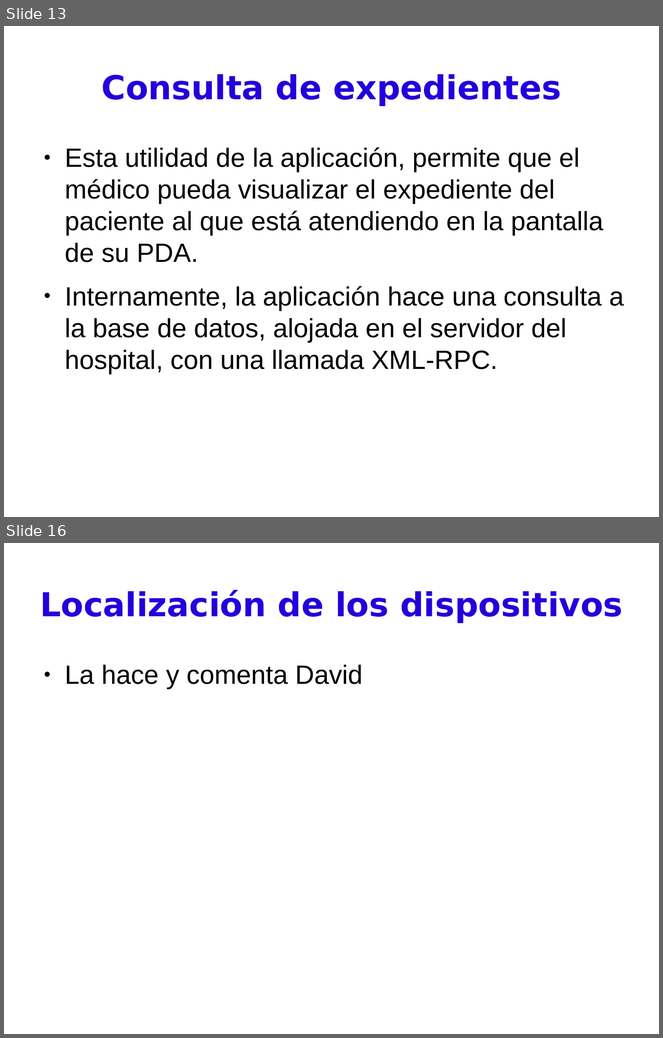
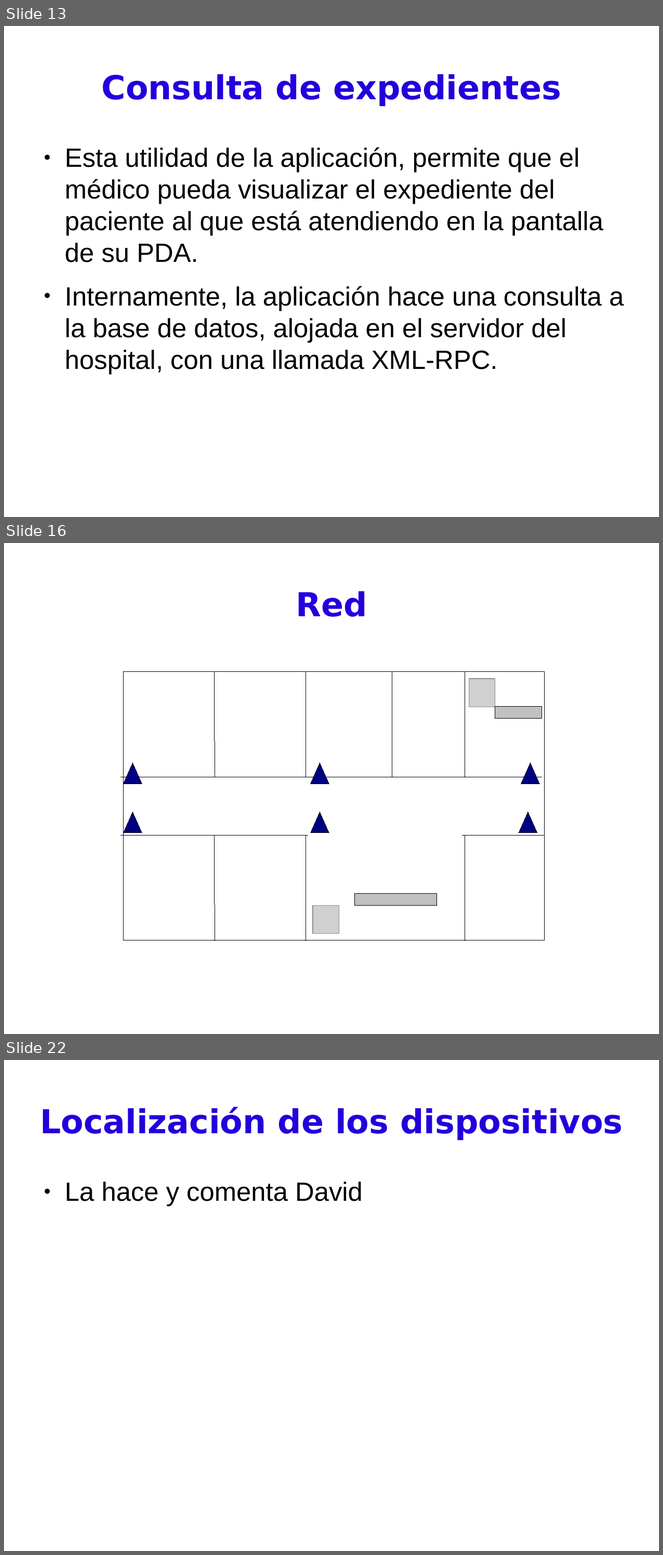
Before and after one commit to BackupTheBerlios/pdassii, a slide deck: Documentos/presentación.odp. Shown one above the other, each under a label of ours: slides 13 and 16 before the commit, slides 13, 16 and 22 after it; the slides between them are not shown. The pictures are 663x1038 and 663x1555 pixels, drawn with LibreOffice and Linux fonts; fonts in the diff are those of the drawing; grey boxes stand for pictures. Boxes give left, top, right and bottom in pixels: in the first picture for what was removed or moved away, otherwise in the second. Text is boxed around its words. In the diff, an @@ line names an element or a change of style, - is before the commit and + after.

```diff
--- a/Documentos/presentación.odp
+++ b/Documentos/presentación.odp
@@ slide 16 added at bbox=[4, 543, 659, 1034], background #FFFFFF @@
@@ title added at bbox=[296, 591, 367, 617], 40 pt, text #2300DC, bold @@
+Red
@@ rectangle added at bbox=[124, 672, 545, 941], outline #000000 0 pt @@
@@ line added from (215, 672) to (215, 777), #000000 0 pt @@
@@ line added from (306, 672) to (306, 777), #000000 0 pt @@
@@ line added from (393, 672) to (393, 777), #000000 0 pt @@
@@ line added from (465, 672) to (465, 777), #000000 0 pt @@
@@ picture added at bbox=[469, 679, 495, 707] @@
@@ rectangle added at bbox=[496, 707, 543, 719], fill #C0C0C0, outline #000000 0 pt @@
@@ triangle added at bbox=[124, 763, 142, 784], fill #000080, outline #000000 0 pt @@
@@ triangle added at bbox=[311, 763, 329, 784], fill #000080, outline #000000 0 pt @@
@@ triangle added at bbox=[521, 763, 540, 784], fill #000080, outline #000000 0 pt @@
@@ line added from (121, 777) to (543, 777), #000000 0 pt @@
@@ triangle added at bbox=[124, 812, 142, 833], fill #000080, outline #000000 0 pt @@
@@ triangle added at bbox=[311, 812, 329, 833], fill #000080, outline #000000 0 pt @@
@@ triangle added at bbox=[519, 812, 538, 833], fill #000080, outline #000000 0 pt @@
@@ line added from (121, 836) to (308, 836), #000000 0 pt @@
@@ line added from (215, 836) to (215, 941), #000000 0 pt @@
@@ line added from (306, 836) to (306, 941), #000000 0 pt @@
@@ line added from (463, 836) to (544, 836), #000000 0 pt @@
@@ line added from (465, 836) to (465, 941), #000000 0 pt @@
@@ rectangle added at bbox=[356, 895, 438, 906], fill #C0C0C0, outline #000000 0 pt @@
@@ picture added at bbox=[313, 905, 339, 934] @@
@@ what was slide 16 is now slide 22 @@
```
Also in this commit, not shown: 5 slides changed, 5 other slides added.
